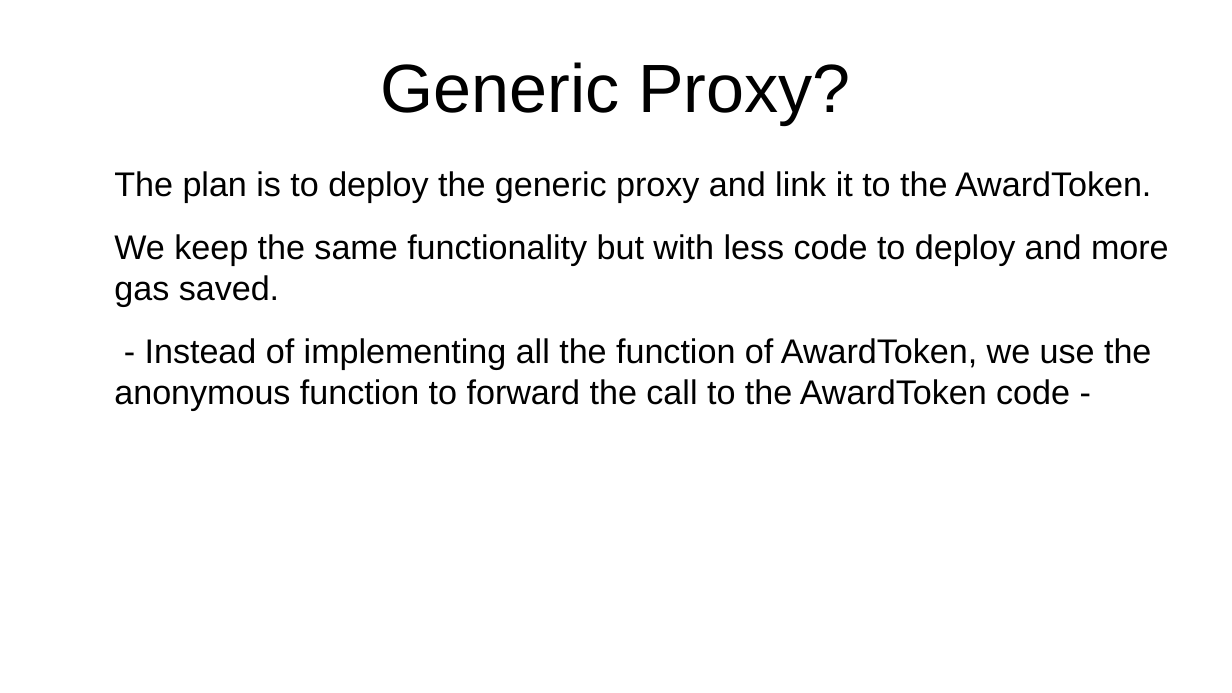
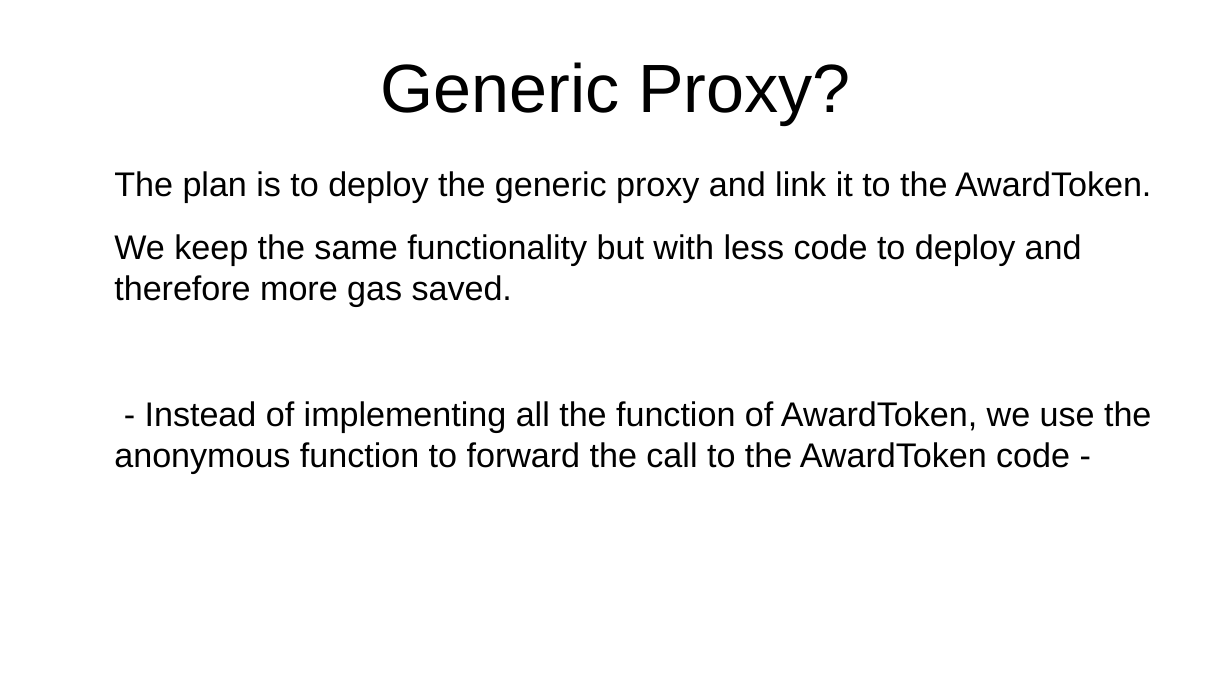
Before and after one commit to ethereum/remix-workshops, a slide deck: slide 9 of runningScript/proxyContract_AwardToken/ProxyContract.odp (slide 8 before the commit). Drawn at 1232x693 pixels with LibreOffice and Linux fonts; fonts in the diff are those of the drawing. Boxes give left, top, right and bottom in pixels: in the first picture for what was removed or moved away, otherwise in the second. Text is boxed around its words. In the diff, an @@ line names an element or a change of style, - is before the commit and + after.

```diff
--- a/runningScript/proxyContract_AwardToken/ProxyContract.odp
+++ b/runningScript/proxyContract_AwardToken/ProxyContract.odp
@@ text at [114,234,1082,306]: text changed @@
-We keep the same functionality but with less code to deploy and more gas saved.
+We keep the same functionality but with less code to deploy and therefore more gas saved.
```
Also in this commit, not shown: 10 other slides changed, 1 slide added, 5 slides removed, 2 other files.
